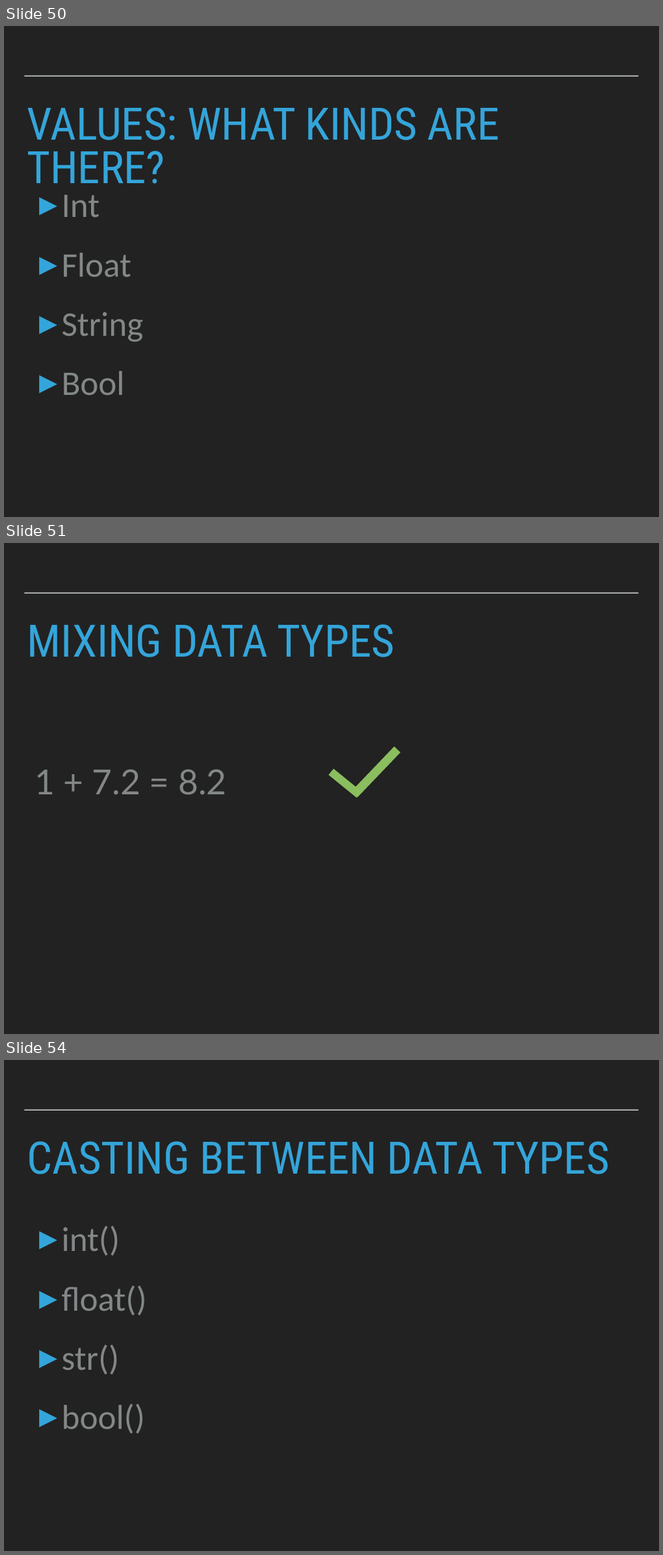
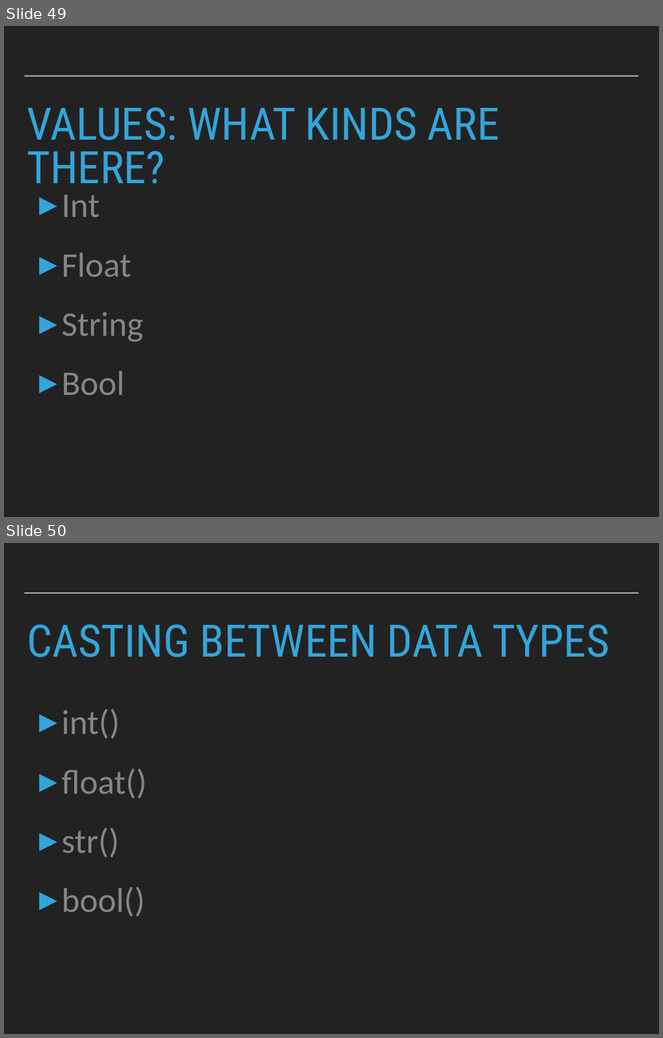
Before and after one commit to robcarrington/Week1_PythonForDataScience, a slide deck: Session2_Slides.pptx. Shown one above the other, each under a label of ours: slides 50, 51 and 54 before the commit, slides 49 and 50 after it; the slides between them are not shown. The pictures are 663x1555 and 663x1038 pixels, drawn with LibreOffice and Linux fonts; fonts in the diff are those of the drawing. Boxes give left, top, right and bottom in pixels: in the first picture for what was removed or moved away, otherwise in the second. Text is boxed around its words. In the diff, an @@ line names an element or a change of style, - is before the commit and + after.

```diff
--- a/Session2_Slides.pptx
+++ b/Session2_Slides.pptx
@@ slide 51 removed at (4,543,659,1034), background #222222; not listed: 1 template element that a slide beside it also shows @@
@@ title removed at (27,624,395,657) @@
-MIXING DATA TYPES
@@ rectangle removed at (352,746,400,797) @@
@@ text removed at (35,769,226,795) @@
-1 + 7.2 = 8.2
@@ rectangle removed at (329,769,362,798) @@
@@ what was slide 50 is now slide 49 @@
@@ what was slide 54 is now slide 50 @@
```
Also in this commit, not shown: 1 slide changed, 3 other slides removed, 4 other files.
